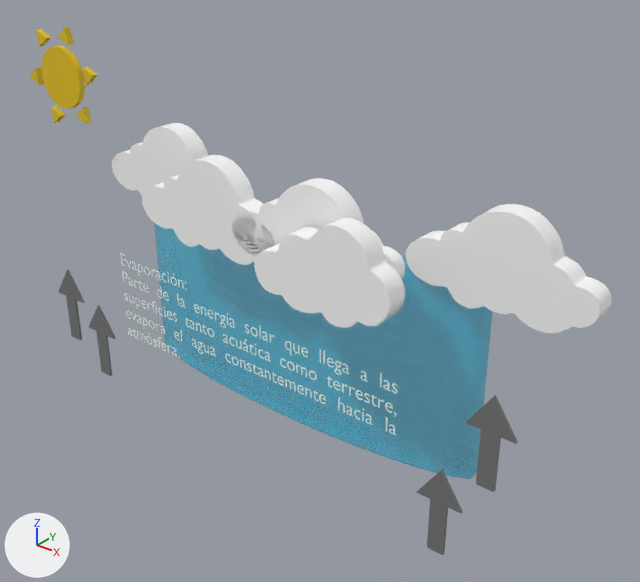
Renders of the glTF model assets/pr/1evaporacion.glb from each side of a commit.
Before and after are seen from a camera (50 mm lens) standing at (9.75, -10.26, 11.53) and looking at (0.76, 0.98, 4.56). The axes (+X, +Y, +Z) are drawn at lower left. The lights are the same throughout. The older version comes first. Where no turn or scale is listed for an object, it has been applied to the vertices.

The first picture shows '22-57-23-401_512.001', 'Cube', 'Círculo', 'Evaporacion', 'FLECHA', 'Plano', 'Plano.001', 'Plano.002', 'Plano.003', 'nube2.001', 'nube2.002', 'nube2.003'.
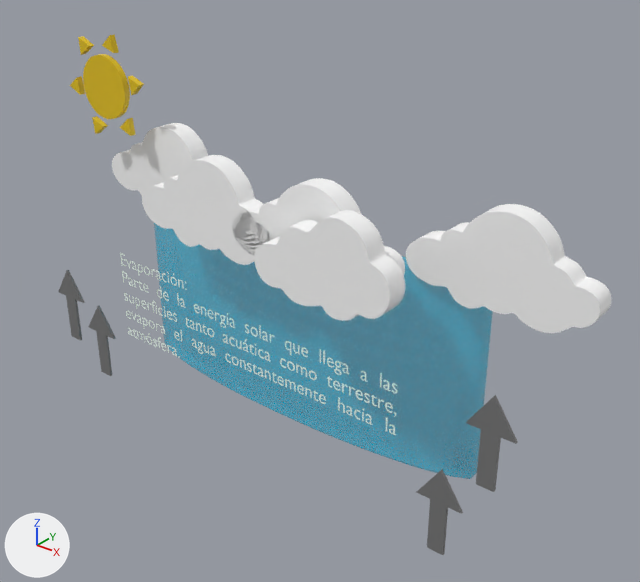
The newer file is also turned or shifted as a whole; pictures and numbers use the older file's frame.

Patch to the scene script:
```diff
--- a/assets/pr/1evaporacion.glb.py
+++ b/assets/pr/1evaporacion.glb.py
@@ ob_22_57_23_401_512_001 @@
 ob_22_57_23_401_512_001 = bpy.data.objects.new('22-57-23-401_512.001', me_22_57_23_401_512_001)
-ob_22_57_23_401_512_001.location = (1.92, 0.91, 5.05)
+ob_22_57_23_401_512_001.location = (1.92, 0.91, 5.17)
@@ ob_círculo @@
 ob_círculo = bpy.data.objects.new('Círculo', me_círculo)
-ob_círculo.location = (-5.34, 1.46, 7.64)
+ob_círculo.location = (-4.01, 1.46, 7.64)
```

Location of each change, (x1, y1, x2, y2) in pixels of the pictures (640 x 582 px):
'22-57-23-401_512.001', moved
    before: (254, 217, 405, 328)
    after: (254, 210, 405, 321)
'Círculo', moved
    before: (30, 27, 98, 124)
    after: (70, 34, 144, 136)
